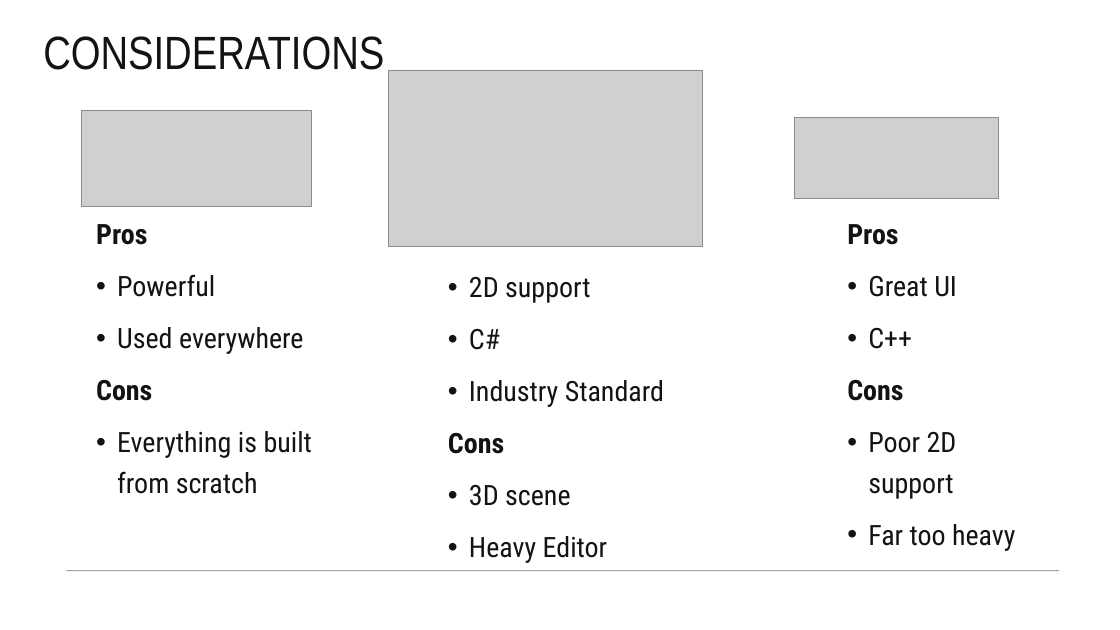
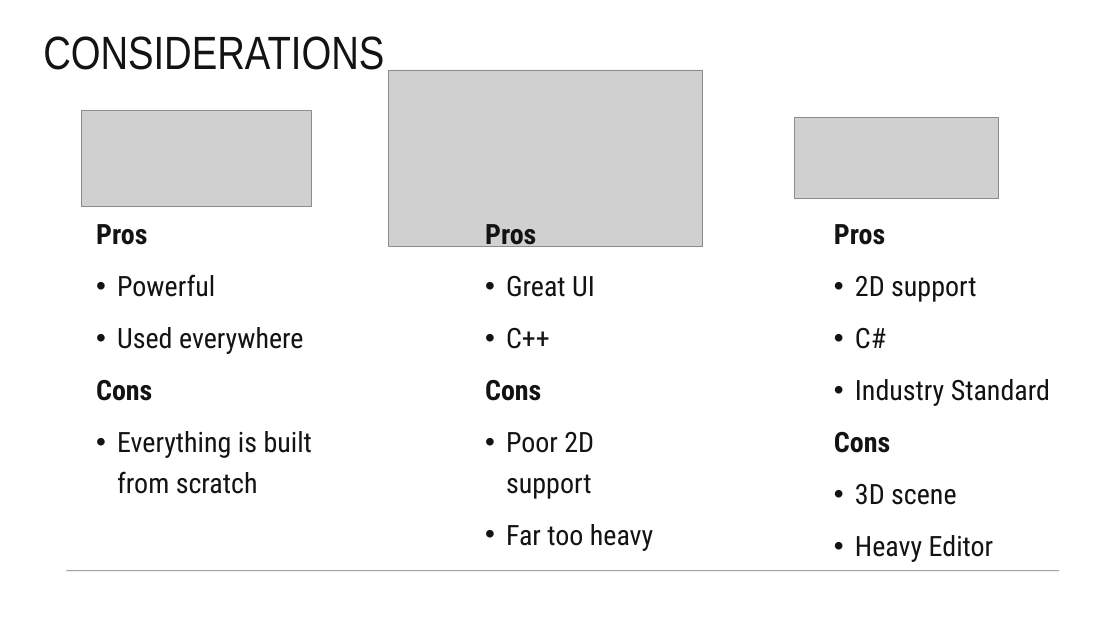
Before and after one commit to Team-Gala-JP/Team-Gala-JP, a slide deck: slide 4 of Team Gala Tech Stack.pptx. Drawn at 1120x630 pixels with LibreOffice and Linux fonts; fonts in the diff are those of the drawing; grey boxes stand for pictures. Boxes give left, top, right and bottom in pixels: in the first picture for what was removed or moved away, otherwise in the second. Text is boxed around its words. In the diff, an @@ line names an element or a change of style, - is before the commit and + after.

Commit message:
Fixed bodies of interface considerations slide

```diff
--- a/Team Gala Tech Stack.pptx
+++ b/Team Gala Tech Stack.pptx
@@ text "Pros": place and size @@
-text "Pros" at [847,224,1015,551]
+text "Pros" at [485,224,653,551]
@@ text "Pros" rewrapped from [448,246,664,563] to [834,224,1050,505] @@
```
